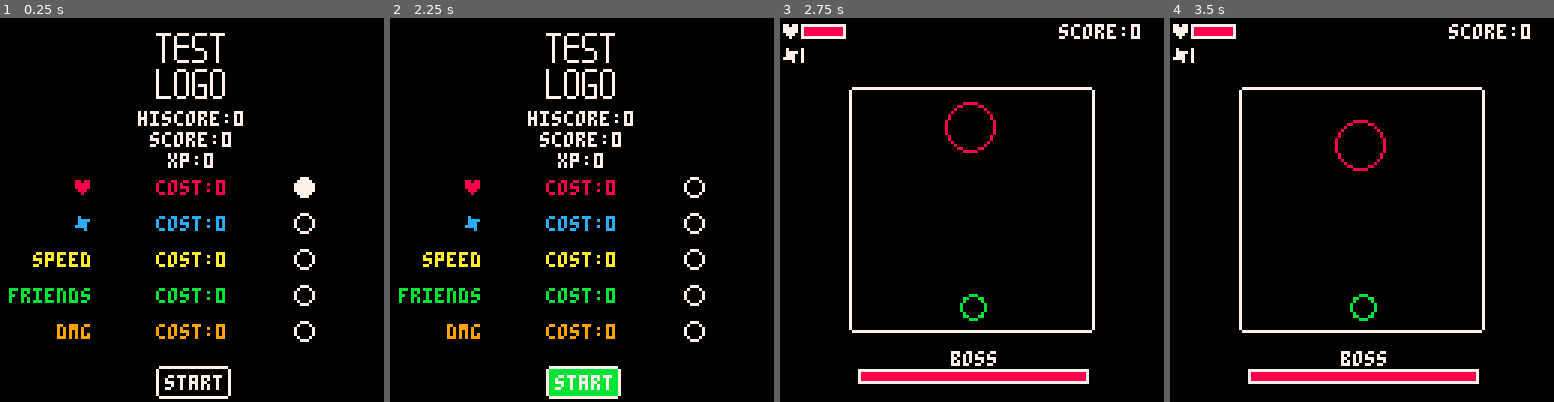
Above: before the commit, frames 1-4 (left to right).
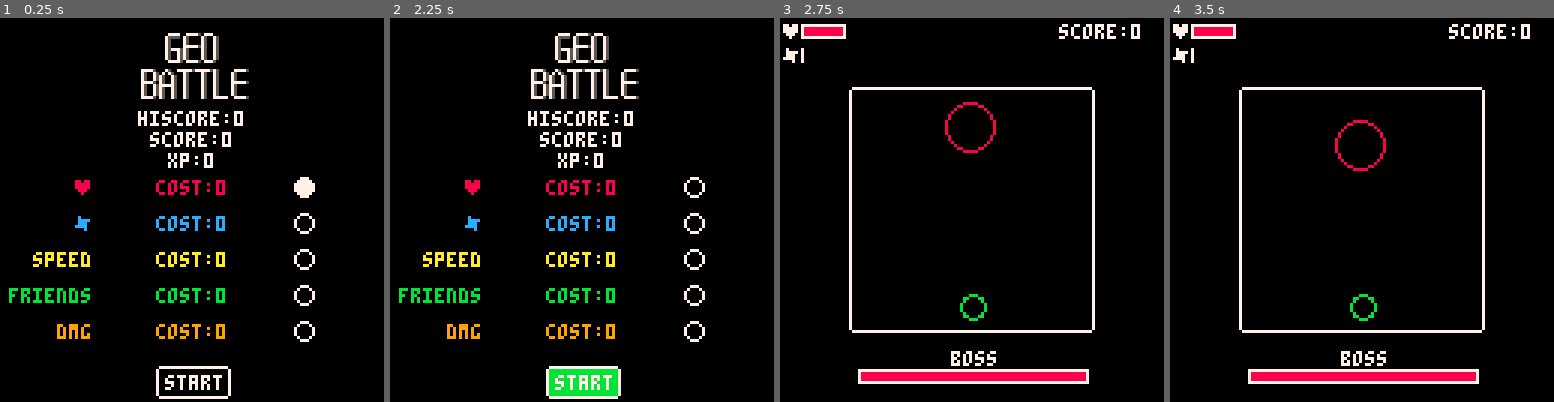
Above: after the commit, the same moments.

Repository: Aethari/Carts
Game: PICO-8 cartridge geo.p8
Two runs of this game, one before a commit and one after it. Both use one fixed random seed, a clock stepped at 60 frames per second and the inputs below.
Inputs:
- Up to frame 1 (0.25 s): no input
- Up to frame 2 (2.25 s): tap X (X key) at 0.33, 1.07, 1.85 s; tap O (Z key) at 0.7, 1.7, 2.1 s; hold Right 1.6-2.1 s; hold Up from 2.15 s (still down)
- Up to frame 3 (2.75 s): release Up at 2.42 s; hold Right from 2.47 s (still down); tap O (Z key) at 2.5 s
- Up to frame 4 (3.5 s): tap O (Z key) at 2.9, 3.3 s; tap X (X key) at 2.97 s; release Right at 3.03 s; hold Left from 3.08 s (still down)

The runs differ from the first frame. In frame 1, 2.0% of the frame differs, in the area x 36-65%, y 3-22%; in frame 2, 2.0%; in frame 3, nothing differs; in frame 4, nothing differs.

Commit message:
geo.p8 (formerly souls.p8): finished game, released

Diff:
--- a/souls.p8
+++ b/geo.p8
@@ -1,7 +1,7 @@
 pico-8 cartridge // http://www.pico-8.com
 version 42
 __lua__
--- untitled soulslike game
+-- geobattle 1.0.0
 -- 2025 AETHARI
 
 --[[
@@ -759,7 +759,7 @@
 	cls(0)
 
 	-- logo
-	spr(77,52,5,3,3)
+	spr(75,45,5,5,3)
 
 	-- hiscore display
 	local out = "hiscore:"..p.hiscore
@@ -799,23 +799,23 @@
 	?out,64-#out*2,102,9
 
 	-- empty dot after lvl option
-	spr(76,98,53)
-	spr(76,98,65)
-	spr(76,98,77)
-	spr(76,98,89)
-	spr(76,98,101)
+	spr(74,98,53)
+	spr(74,98,65)
+	spr(74,98,77)
+	spr(74,98,89)
+	spr(74,98,101)
 
 	-- filled dot after lvl option
 	if m.pos == 1 then
-		spr(92,98,53)
+		spr(90,98,53)
 	elseif m.pos == 2 then
-		spr(92,98,65)
+		spr(90,98,65)
 	elseif m.pos == 3 then
-		spr(92,98,77)
+		spr(90,98,77)
 	elseif m.pos == 4 then
-		spr(92,98,89)
+		spr(90,98,89)
 	elseif m.pos == 5 then
-		spr(92,98,101)
+		spr(90,98,101)
 	end
 
 	-- start btn
@@ -857,7 +857,7 @@
 -->8
 -- pico functions
 function _init()
-	cartdata("aethari_souls_0_0")
+	cartdata("aethari_geobatlle_1_0")
 
 	load()
 
Not shown, changed: 22 lines of the sprite sheet (__gfx__) section of geo.p8
Not shown, changed: Design.md
Not shown, changed: README.md
